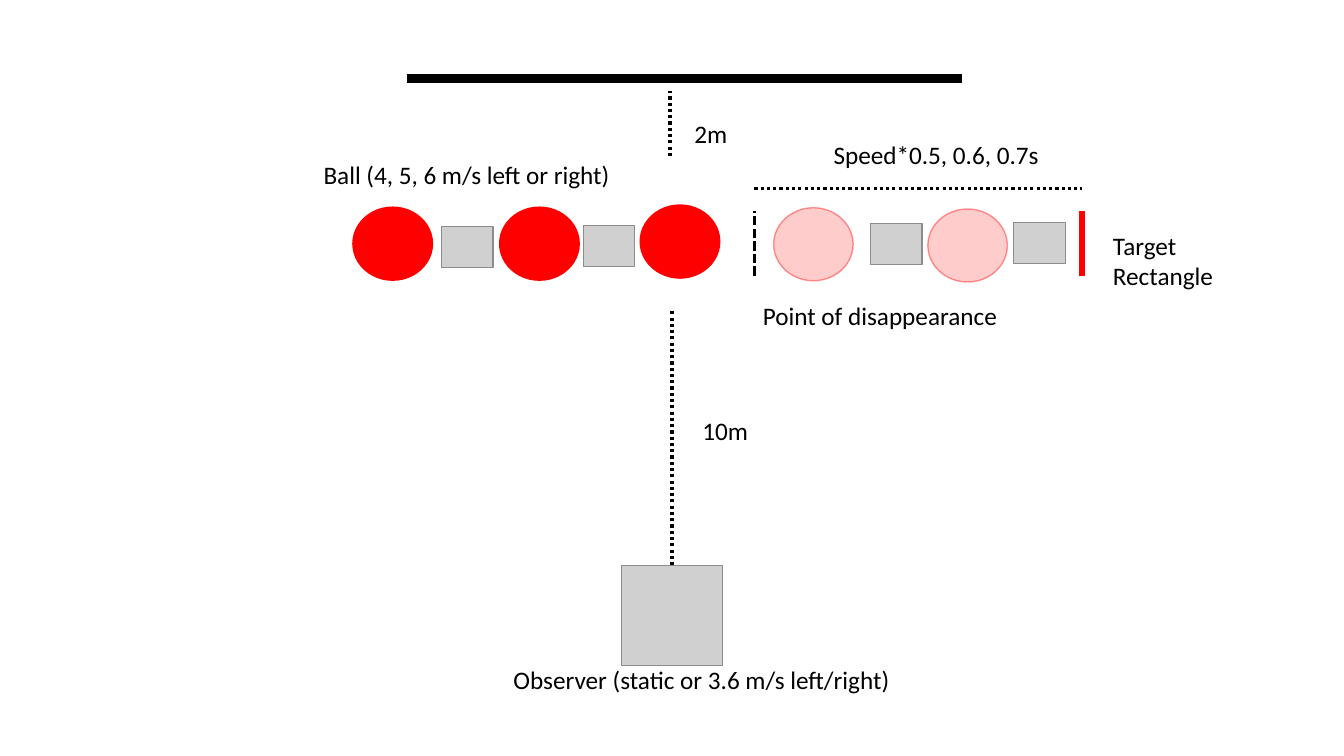
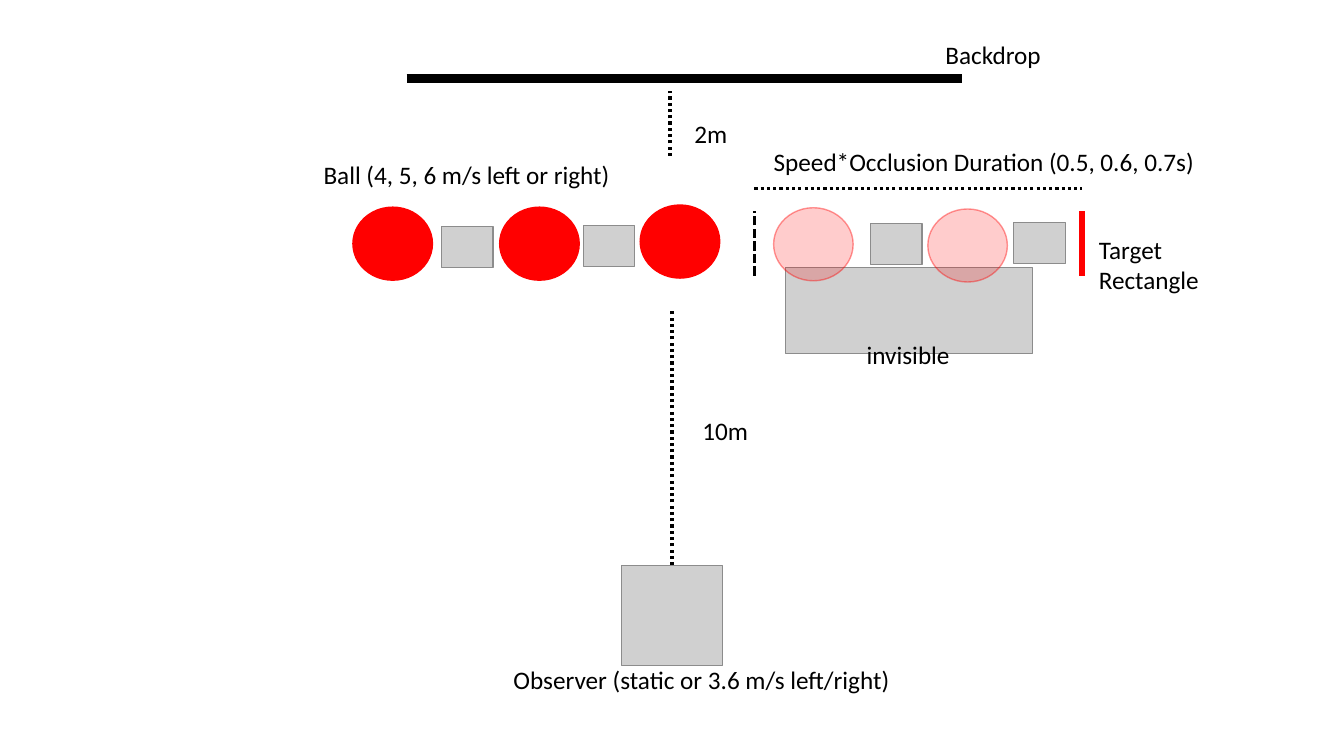
Before and after one commit to b-jorges/Predicting-while-Moving, a slide deck: slide 1 of Figures/Figure 2.pptx. Drawn at 1344x756 pixels with LibreOffice and Linux fonts; fonts in the diff are those of the drawing; grey boxes stand for pictures. Boxes give left, top, right and bottom in pixels: in the first picture for what was removed or moved away, otherwise in the second. Text is boxed around its words. In the diff, an @@ line names an element or a change of style, - is before the commit and + after.

Commit message:
Updates v2.0 of RR Protocol
account for retinal speed differences for precision + minor updates

```diff
--- a/Figures/Figure 2.pptx
+++ b/Figures/Figure 2.pptx
@@ text added at box(945, 46, 1040, 68), 18 pt, text #000000 @@
+Backdrop
@@ text at box(774, 152, 1193, 175): text changed @@
-Speed*0.5, 0.6, 0.7s
+Speed*Occlusion Duration (0.5, 0.6, 0.7s)
@@ text "Target": place and size @@
-text "Target" at box(1113, 238, 1213, 290)
+text "Target" at box(1099, 242, 1199, 294)
@@ picture added at box(786, 268, 1033, 354) @@
@@ text at box(867, 346, 950, 370): text changed @@
-Point of disappearance
+invisible
```
Also in this commit, not shown: 9 other files.
